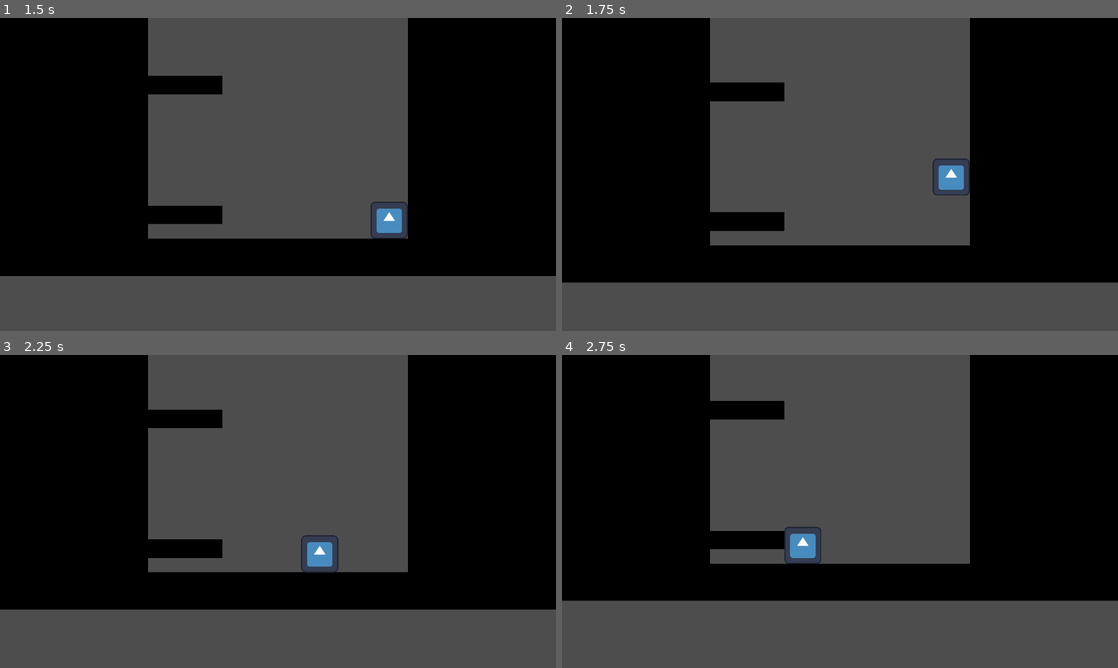
Above: before the commit, frames 1-4 (two rows, left to right).
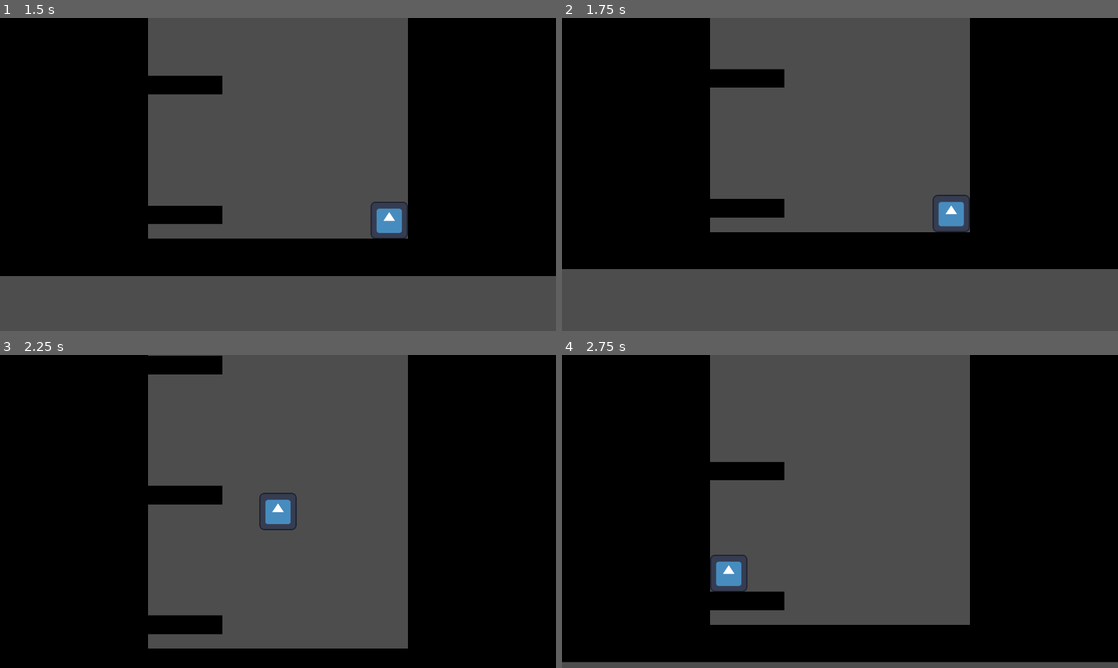
Above: after the commit, the same moments.

Repository: konducktor/run-from-gulmora
Game: Godot game, scene res://gameplay.tscn
The game is run twice, just before and just after one commit, with the same random seed, the same clock (stepped at 60 frames per second) and the same inputs. The engine's default icon, where the game draws it, is replaced by a stand-in: a white triangle on a blue panel in a dark square.
Inputs (mouse positions are in pixels of both pictures, inside the frame that each line leads up to):
- Up to frame 1 (1.5 s): move the mouse to (400, 158) at 0.52 s; hold Right (movement_right) from 0.53 s (still down); tap C (movement_jump) at 0.77 s; move the mouse to (166, 190) at 1.27 s
- Up to frame 2 (1.75 s): keep holding Right (movement_right); tap C (movement_jump) at 1.52 s
- Up to frame 3 (2.25 s): move the mouse to (333, 442) at 2.02 s; release Right (movement_right) at 2.03 s; hold Left (movement_left) from 2.03 s (still down)
- Up to frame 4 (2.75 s): keep holding Left (movement_left)

Frame 1 is identical in both runs. In frame 2, 9.7% of the frame differs, in the area x 0-100%, y 16-85%; in frame 3, 23%; in frame 4, 25%, in the area x 0-100%, y 14-99%.

Commit message:
монстр добавлен

Diff:
--- a/gameplay.tscn
+++ b/gameplay.tscn
@@ -1,10 +1,11 @@
-[gd_scene load_steps=6 format=3 uid="uid://dtamhc3u844oa"]
+[gd_scene load_steps=7 format=3 uid="uid://dtamhc3u844oa"]
 
 [ext_resource type="PackedScene" uid="uid://hqq6qxfhsob4" path="res://platform/platform.tscn" id="1_n4psk"]
 [ext_resource type="Script" uid="uid://dux2ueculjt2t" path="res://global/camera.gd" id="1_oe8ih"]
-[ext_resource type="Script" path="res://global/gameplay.gd" id="1_smepj"]
+[ext_resource type="Script" uid="uid://bvntop35l4m5u" path="res://global/gameplay.gd" id="1_smepj"]
 [ext_resource type="Script" uid="uid://byvfvad6xuppm" path="res://levels/level_generator.gd" id="1_xuee5"]
 [ext_resource type="PackedScene" uid="uid://uos88rcjypfn" path="res://player/player.tscn" id="2_ej4tk"]
+[ext_resource type="PackedScene" uid="uid://ypgd2rchig6s" path="res://monster/monster.tscn" id="6_cbffv"]
 
 [node name="Gameplay" type="Node2D" node_paths=PackedStringArray("player_respawn_timer")]
 script = ExtResource("1_smepj")
@@ -35,3 +36,6 @@
 
 [node name="CharacterBody2D" parent="." instance=ExtResource("2_ej4tk")]
 position = Vector2(960, 537)
+
+[node name="Monster" parent="." instance=ExtResource("6_cbffv")]
+position = Vector2(958, 1664)
--- a/global/global_signals.gd
+++ b/global/global_signals.gd
@@ -1,5 +1,9 @@
 extends Node
 #class_name GlobalSignals
 
+
 signal next_level
 signal player_died
+
+signal monster_slowed
+signal monster_normal
--- a/main_menu/main_menu.gd
+++ b/main_menu/main_menu.gd
@@ -1,6 +1,15 @@
 extends Control
 
 @export var gameplay_scene: PackedScene
+
+# Called when the node enters the scene tree for the first time.
+func _ready():
+	pass # Replace with function body.
+
+
+# Called every frame. 'delta' is the elapsed time since the previous frame.
+func _process(delta):
+	pass
 
 
 func _on_start_pressed():
@@ -13,20 +22,3 @@
 
 func _on_quit_pressed():
 	get_tree().quit()
-
-
-func _on_music_slider_value_changed(value):
-	print(value)
-	AudioServer.set_bus_volume_db(AudioServer.get_bus_index("Music"), linear_to_db(value))
-
-
-func _on_sfx_slider_value_changed(value):
-	print(value)
-	AudioServer.set_bus_volume_db(AudioServer.get_bus_index("SFX"), linear_to_db(value))
-
-
-func _on_fullscreen_toggled(toggled_on):
-	if toggled_on:
-		DisplayServer.window_set_mode(DisplayServer.WINDOW_MODE_FULLSCREEN)
-	else:
-		DisplayServer.window_set_mode(DisplayServer.WINDOW_MODE_WINDOWED)
--- a/main_menu/menu.tscn
+++ b/main_menu/menu.tscn
@@ -266,7 +266,6 @@
 stream = ExtResource("6_33wq2")
 volume_db = 15.0
 autoplay = true
-bus = &"Music"
 
 [connection signal="pressed" from="Button3" to="." method="_on_quit_pressed"]
 [connection signal="pressed" from="Node/Button" to="." method="_on_start_pressed"]
--- /dev/null
+++ b/monster/monster.gd
@@ -0,0 +1,34 @@
+extends Node2D
+
+
+@export var NORMAL_SPEED : float
+@export var SLOW_SPEED : float
+
+enum SPEED_STATES {NORMAL, SLOW, FAST}
+
+var current_speed_state : SPEED_STATES
+var current_speed : float
+
+var vertical_velocity : float
+
+func _ready() -> void:
+	current_speed_state = SPEED_STATES.NORMAL
+	current_speed = NORMAL_SPEED
+
+	GlobalSignals.monster_normal.connect(_on_normal)
+	GlobalSignals.monster_slowed.connect(_on_slowed)
+
+
+func _physics_process(delta: float) -> void:
+	vertical_velocity = current_speed * delta * (-1.0)
+
+	position.y += vertical_velocity
+
+
+func _on_normal() -> void:
+	current_speed_state = SPEED_STATES.NORMAL
+	current_speed = NORMAL_SPEED
+
+func _on_slowed() -> void:
+	current_speed_state = SPEED_STATES.SLOW
+	current_speed = SLOW_SPEED
--- /dev/null
+++ b/monster/monster.tscn
@@ -0,0 +1,11 @@
+[gd_scene load_steps=3 format=3 uid="uid://ypgd2rchig6s"]
+
+[ext_resource type="Script" uid="uid://cm8i4olqljfqd" path="res://monster/monster.gd" id="1_gsx7y"]
+[ext_resource type="PackedScene" uid="uid://b7wmjvxkn8eus" path="res://monster/monster_hit.tscn" id="1_okp8s"]
+
+[node name="Monster" type="Node2D"]
+script = ExtResource("1_gsx7y")
+NORMAL_SPEED = 500.0
+SLOW_SPEED = 100.0
+
+[node name="MonsterHit" parent="." instance=ExtResource("1_okp8s")]
--- /dev/null
+++ b/monster/monster_hit.tscn
@@ -0,0 +1,12 @@
+[gd_scene load_steps=3 format=3 uid="uid://b7wmjvxkn8eus"]
+
+[ext_resource type="PackedScene" uid="uid://bplerfmc38va2" path="res://gameplay_elements/danger/danger.tscn" id="1_mhg26"]
+
+[sub_resource type="RectangleShape2D" id="RectangleShape2D_mhg26"]
+size = Vector2(1920, 64)
+
+[node name="MonsterHit" instance=ExtResource("1_mhg26")]
+
+[node name="CollisionShape2D" parent="." index="0"]
+shape = SubResource("RectangleShape2D_mhg26")
+debug_color = Color(0.873866, 0.346186, 0, 0.42)
--- a/project.godot
+++ b/project.godot
@@ -19,6 +19,10 @@
 
 GlobalSignals="*res://global/global_signals.gd"
 
+[debug]
+
+gdscript/warnings/unused_signal=0
+
 [display]
 
 window/size/viewport_width=1920
@@ -32,6 +36,7 @@
 "res://global/": "blue",
 "res://levels/": "green",
 "res://main_menu/": "purple",
+"res://monster/": "orange",
 "res://platform/": "yellow",
 "res://player/": "red"
 }
Not shown: 1 places in default_bus_layout.tres that only renumber resources
Not shown, added: monster/monster.gd.uid
